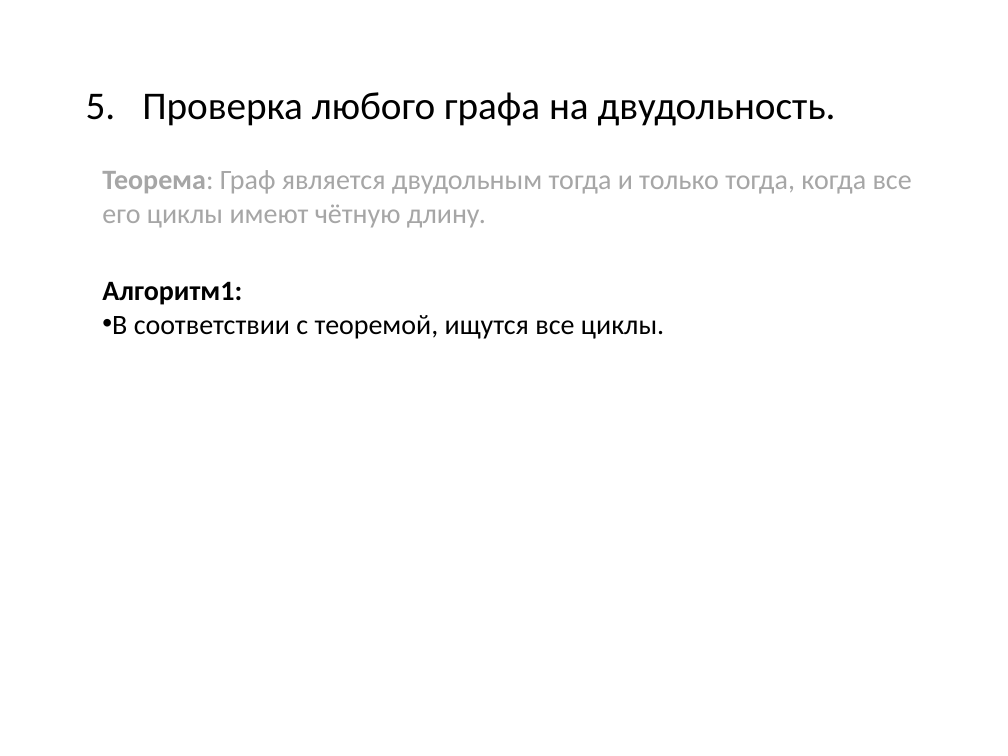
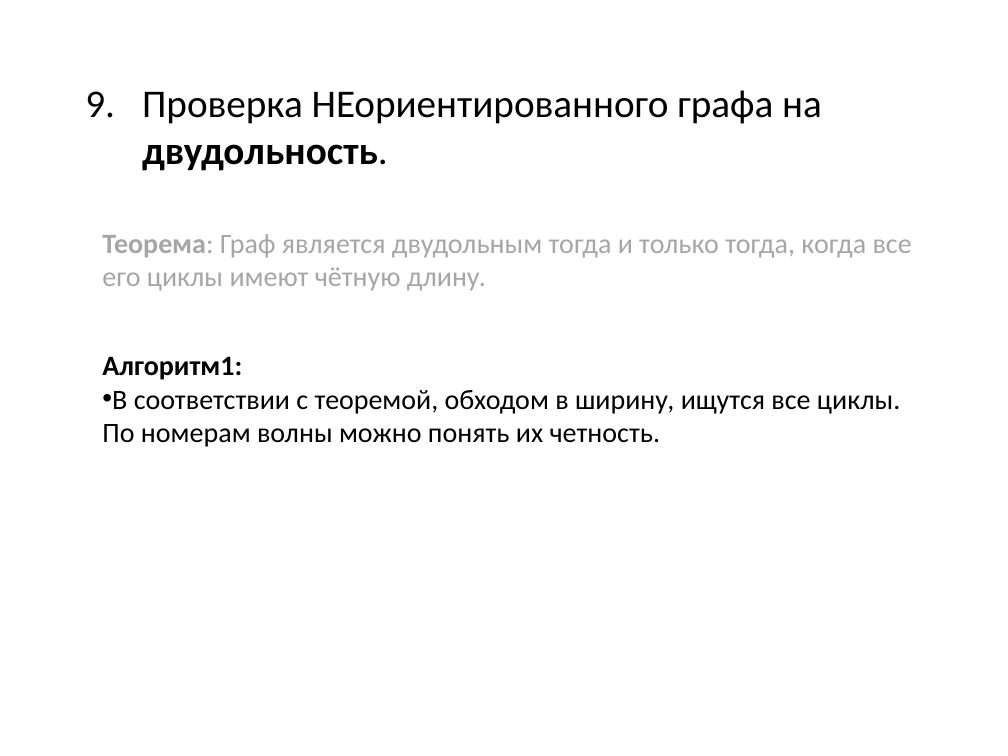
Before and after one commit to SteinbergOB/ANG, a slide deck: slide 68 of Презентации/Лекция 1.pptx (slide 22 before the commit). Drawn at 1008x756 pixels with LibreOffice and Linux fonts; fonts in the diff are those of the drawing. Boxes give left, top, right and bottom in pixels: in the first picture for what was removed or moved away, otherwise in the second. Text is boxed around its words. In the diff, an @@ line names an element or a change of style, - is before the commit and + after.

```diff
--- a/Презентации/Лекция 1.pptx
+++ b/Презентации/Лекция 1.pptx
@@ text at (142, 90, 822, 171): text changed @@
-5. Проверка любого графа на двудольность.
+9. Проверка НЕориентированного графа на двудольность.
@@ text "Теорема: Граф является двудольным тогда ...": place and size @@
-text "Теорема: Граф является двудольным тогда ..." at (102, 170, 912, 228)
+text "Теорема: Граф является двудольным тогда ..." at (102, 234, 912, 291)
@@ text "Алгоритм1:": place and size @@
-text "Алгоритм1:" at (102, 281, 664, 339)
+text "Алгоритм1:" at (102, 356, 900, 447)
@@ text at (102, 390, 900, 447): text changed @@
-• В соответствии с теоремой, ищутся все циклы.
+• В соответствии с теоремой, обходом в ширину, ищутся все циклы. По номерам волны можно понять их четность.
```
Also in this commit, not shown: 41 other slides changed, 24 slides added, 12 slides removed, 4 other files.
